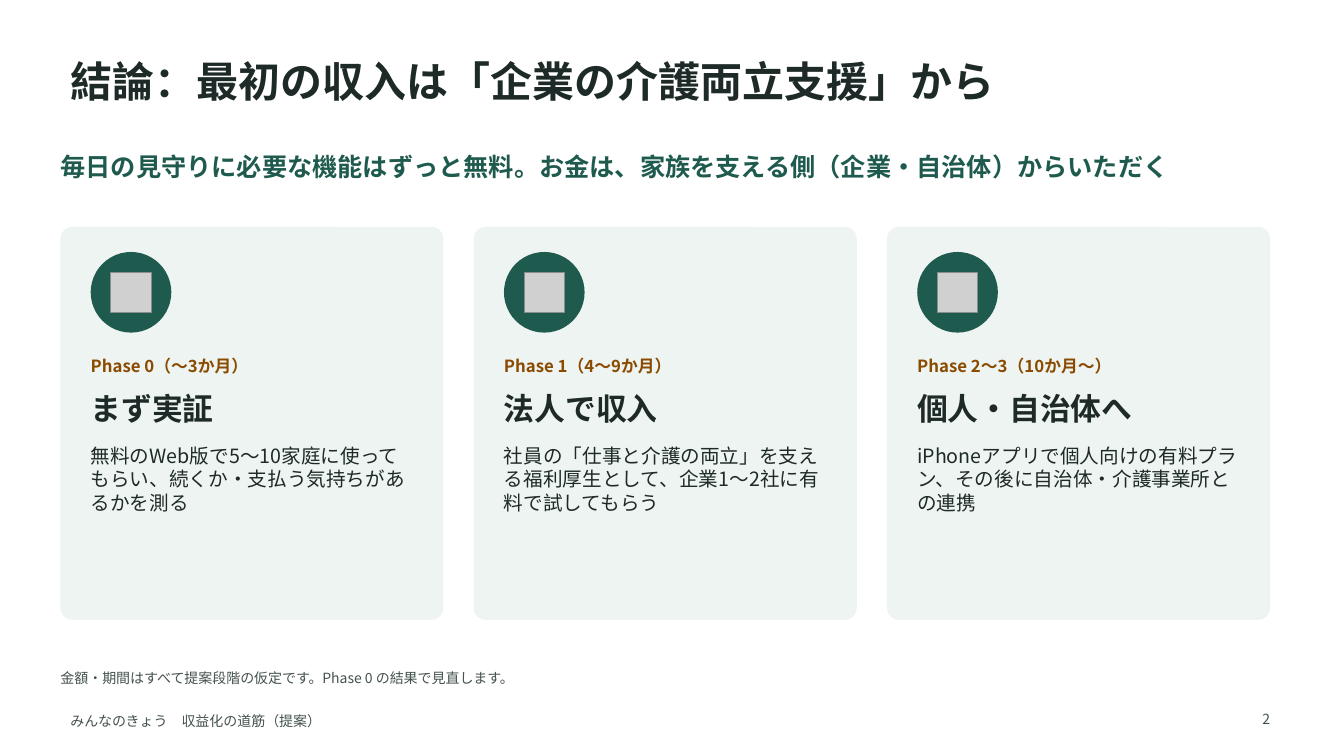
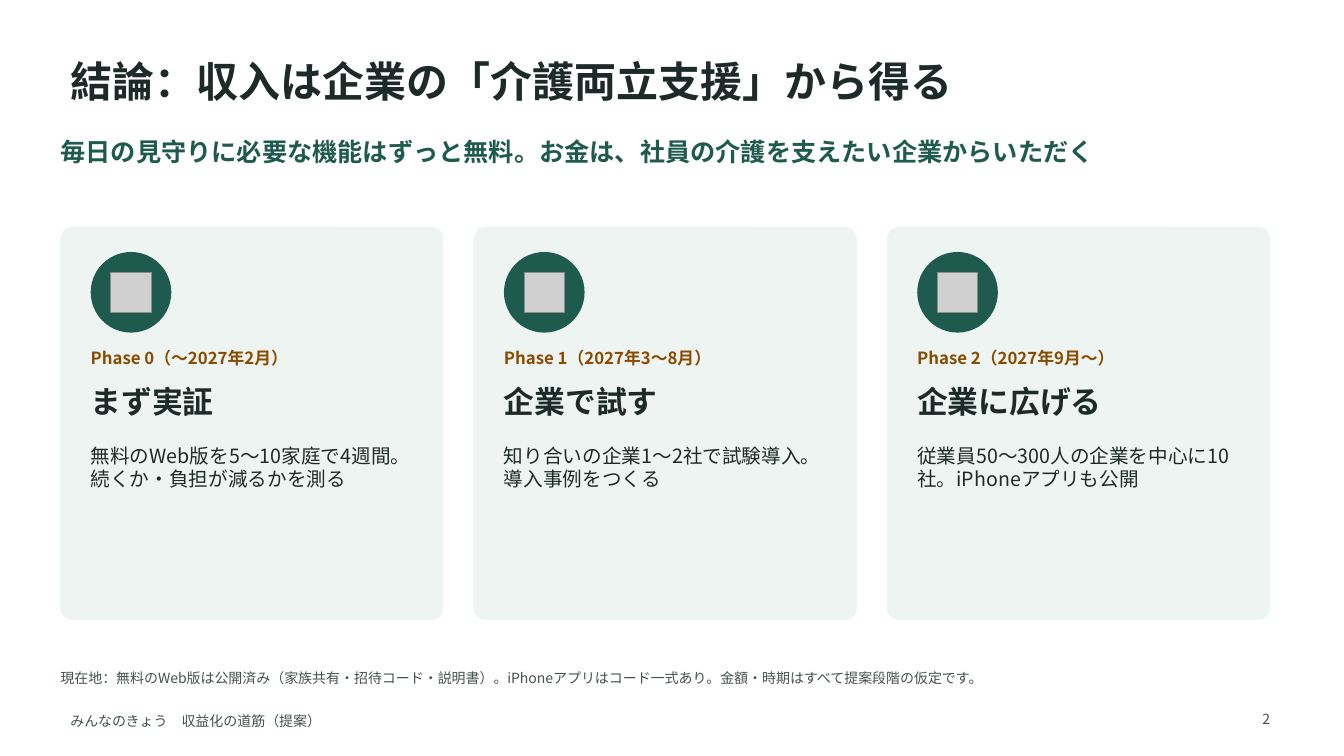
Before and after one commit to sakurabloomyou/Sunplaza-supermarket, a slide deck: slide 2 of minnanokyou-business/minnanokyou_monetization_plan.pptx. Drawn at 1344x756 pixels with LibreOffice and Linux fonts; fonts in the diff are those of the drawing; grey boxes stand for pictures. Boxes give left, top, right and bottom in pixels: in the first picture for what was removed or moved away, otherwise in the second. Text is boxed around its words. In the diff, an @@ line names an element or a change of style, - is before the commit and + after.

```diff
--- a/minnanokyou-business/minnanokyou_monetization_plan.pptx
+++ b/minnanokyou-business/minnanokyou_monetization_plan.pptx
@@ title at box(70, 61, 952, 101): text changed @@
-結論：最初の収入は「企業の介護両立支援」から
+結論：収入は企業の「介護両立支援」から得る
@@ text at box(60, 139, 1093, 164): text changed @@
-毎日の見守りに必要な機能はずっと無料。お金は、家族を支える側（企業・自治体）からいただく
+毎日の見守りに必要な機能はずっと無料。お金は、社員の介護を支えたい企業からいただく
@@ text at box(91, 349, 288, 366): text changed @@
-Phase 0（〜3か月）
+Phase 0（〜2027年2月）
@@ text at box(504, 349, 711, 366): text changed @@
-Phase 1（4〜9か月）
+Phase 1（2027年3〜8月）
@@ text at box(917, 349, 1114, 366): text changed @@
-Phase 2〜3（10か月〜）
+Phase 2（2027年9月〜）
@@ text at box(504, 387, 658, 416): text changed @@
-法人で収入
+企業で試す
@@ vertical alignment middle to top in 7 elements at box(91, 387, 214, 416), box(60, 139, 1093, 164), box(91, 349, 288, 366), box(504, 349, 711, 366), box(917, 349, 1114, 366), box(504, 387, 658, 416), box(917, 386, 1101, 416) @@
@@ text at box(917, 386, 1101, 416): text changed @@
-個人・自治体へ
+企業に広げる
@@ text at box(91, 446, 411, 488): text changed @@
-無料のWeb版で5〜10家庭に使ってもらい、続くか・支払う気持ちがあるかを測る
+無料のWeb版を5〜10家庭で4週間。続くか・負担が減るかを測る
@@ text at box(504, 446, 820, 488): text changed @@
-社員の「仕事と介護の両立」を支える福利厚生として、企業1〜2社に有料で試してもらう
+知り合いの企業1〜2社で試験導入。導入事例をつくる
@@ text at box(917, 446, 1229, 488): text changed @@
-iPhoneアプリで個人向けの有料プラン、その後に自治体・介護事業所との連携
+従業員50〜300人の企業を中心に10社。iPhoneアプリも公開
@@ text at box(60, 671, 982, 684): text changed @@
-金額・期間はすべて提案段階の仮定です。Phase 0 の結果で見直します。
+現在地：無料のWeb版は公開済み（家族共有・招待コード・説明書）。iPhoneアプリはコード一式あり。金額・時期はすべて提案段階の仮定です。
```
Also in this commit, not shown: 6 other slides changed, 3 slides added, 8 slides removed, 1 other file.
